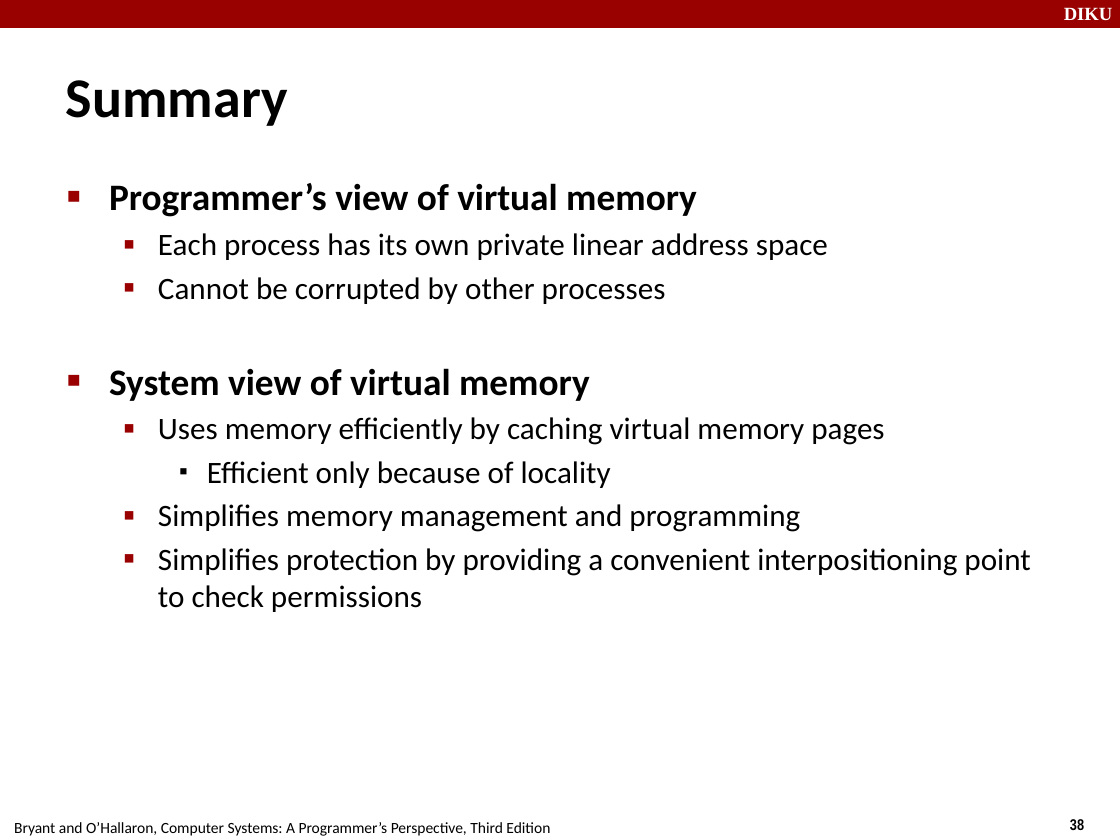
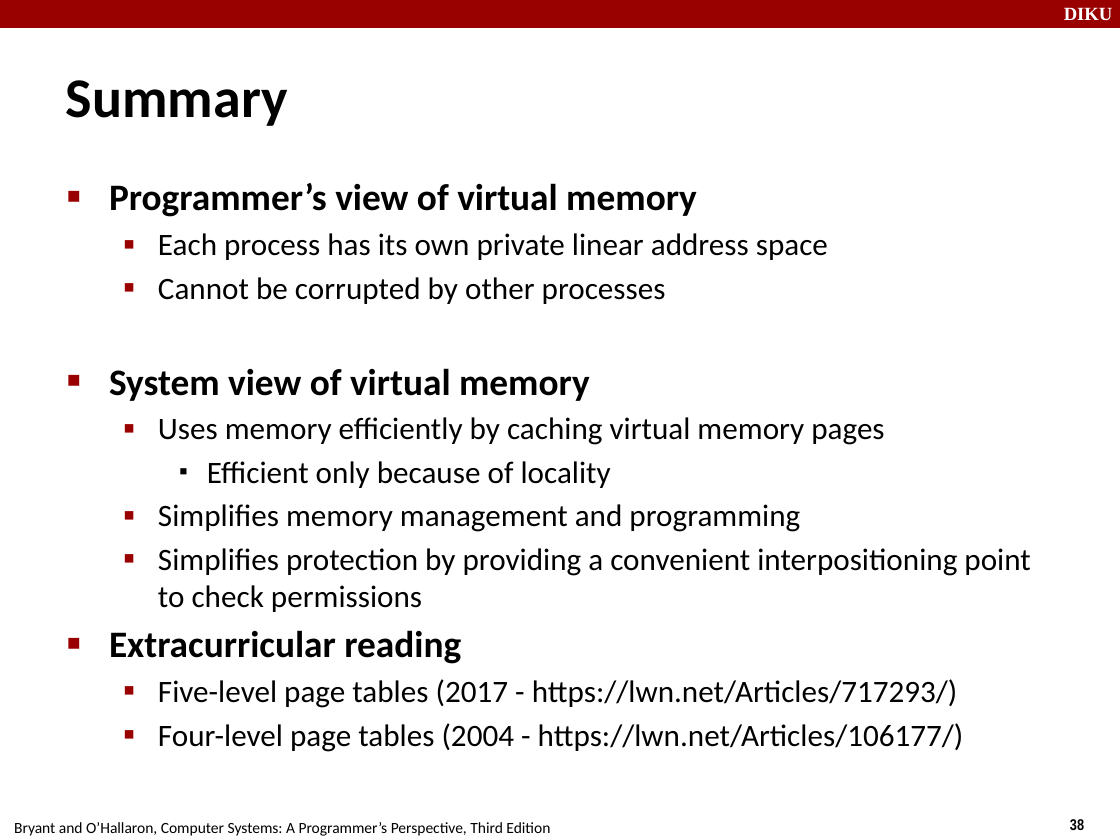
Before and after one commit to FnanB/compSys-e2018-pub, a slide deck: slide 38 of material/181031_virtual_memory_i/181031.odp. Drawn at 1120x840 pixels with LibreOffice and Linux fonts; fonts in the diff are those of the drawing. Boxes give left, top, right and bottom in pixels: in the first picture for what was removed or moved away, otherwise in the second. Text is boxed around its words. In the diff, an @@ line names an element or a change of style, - is before the commit and + after.

Commit message:
Improve slides.

```diff
--- a/material/181031_virtual_memory_i/181031.odp
+++ b/material/181031_virtual_memory_i/181031.odp
@@ text at [109,630,964,752]: paragraphs added @@
+■ Extracurricular reading
+  ▪ Five-level page tables (2017 - https://lwn.net/Articles/717293/)
+  ▪ Four-level page tables (2004 - https://lwn.net/Articles/106177/)
```
Also in this commit, not shown: 9 other slides changed.
